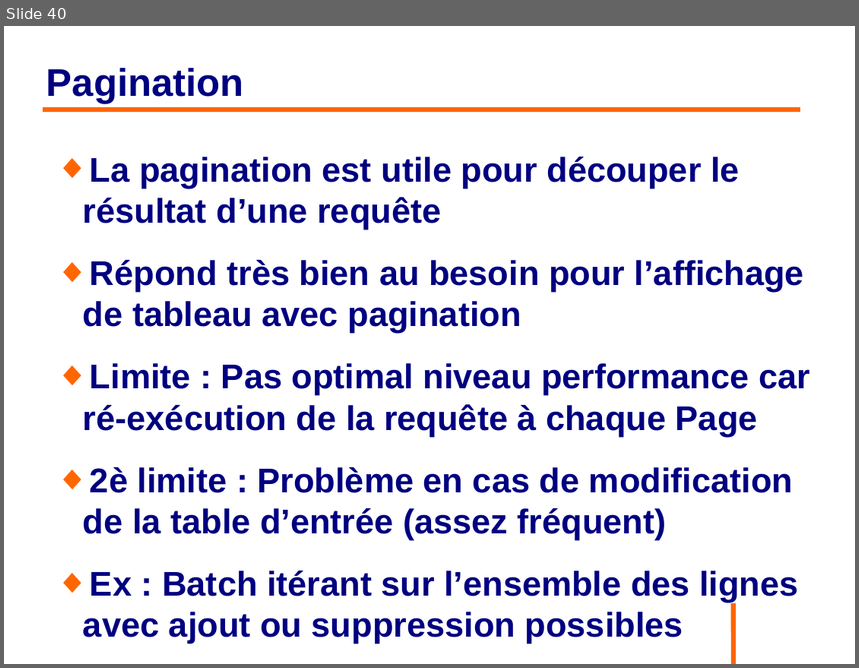
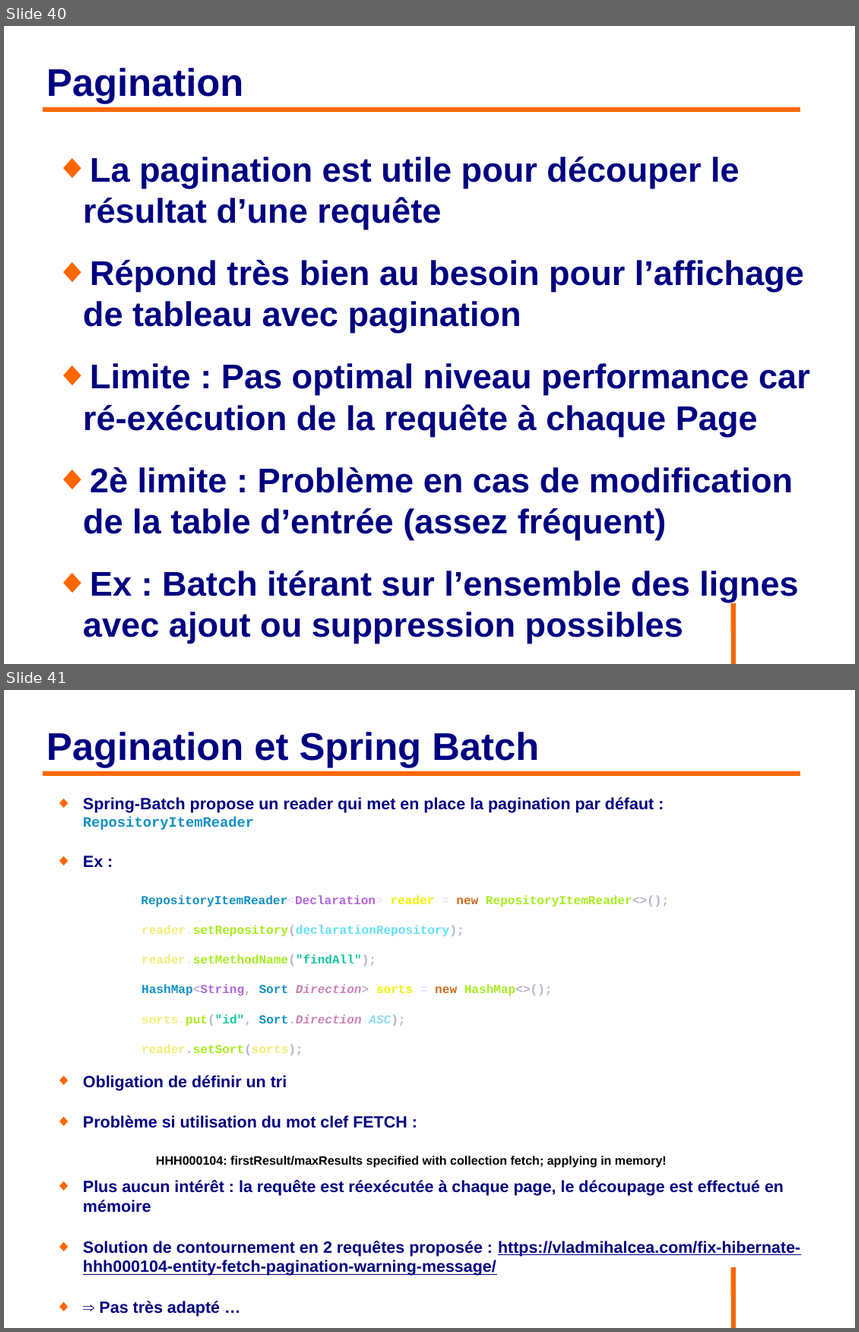
Before and after one commit to philphils/formation-hibernate-avancee, a slide deck: Documentation/diapo_formation_hibernate_avancee.odp. Shown one above the other, each under a label of ours: slide 40 before the commit, slides 40 and 41 after it. The pictures are 859x668 and 859x1332 pixels, drawn with LibreOffice and Linux fonts; fonts in the diff are those of the drawing; background and template pictures are left out. Boxes give left, top, right and bottom in pixels: in the first picture for what was removed or moved away, otherwise in the second. Text is boxed around its words. In the diff, an @@ line names an element or a change of style, - is before the commit and + after.

```diff
--- a/Documentation/diapo_formation_hibernate_avancee.odp
+++ b/Documentation/diapo_formation_hibernate_avancee.odp
@@ slide 41 added at (x1=4, y1=690, x2=855, y2=1328), background #FFFFFF; not listed: 1 template element that a slide beside it also shows @@
@@ title added at (x1=47, y1=732, x2=539, y2=768), 36 pt, text #000080, bold @@
+Pagination et Spring Batch
@@ line added from (43, 774) to (801, 774), #FF6600 4.54 pt @@
@@ text added at (x1=83, y1=797, x2=800, y2=1317), 15.2 pt, text #000080, bold @@
+◆ Spring-Batch propose un reader qui met en place la pagination par défaut : RepositoryItemReader
+◆ Ex :
+RepositoryItemReader<Declaration> reader = new RepositoryItemReader<>();
+reader.setRepository(declarationRepository);
+reader.setMethodName("findAll");
+HashMap<String, Sort.Direction> sorts = new HashMap<>();
+sorts.put("id", Sort.Direction.ASC);
+reader.setSort(sorts);
+◆ Obligation de définir un tri
+◆ Problème si utilisation du mot clef FETCH :
+    HHH000104: firstResult/maxResults specified with collection fetch; applying in memory!
+◆ Plus aucun intérêt : la requête est réexécutée à chaque page, le découpage est effectué en mémoire
+◆ Solution de contournement en 2 requêtes proposée : https://vladmihalcea.com/fix-hibernate-hhh000104-entity-fetch-pagination-warning-message/
+◆ ⇒ Pas très adapté …
```
Also in this commit, not shown: 2 slides changed.
